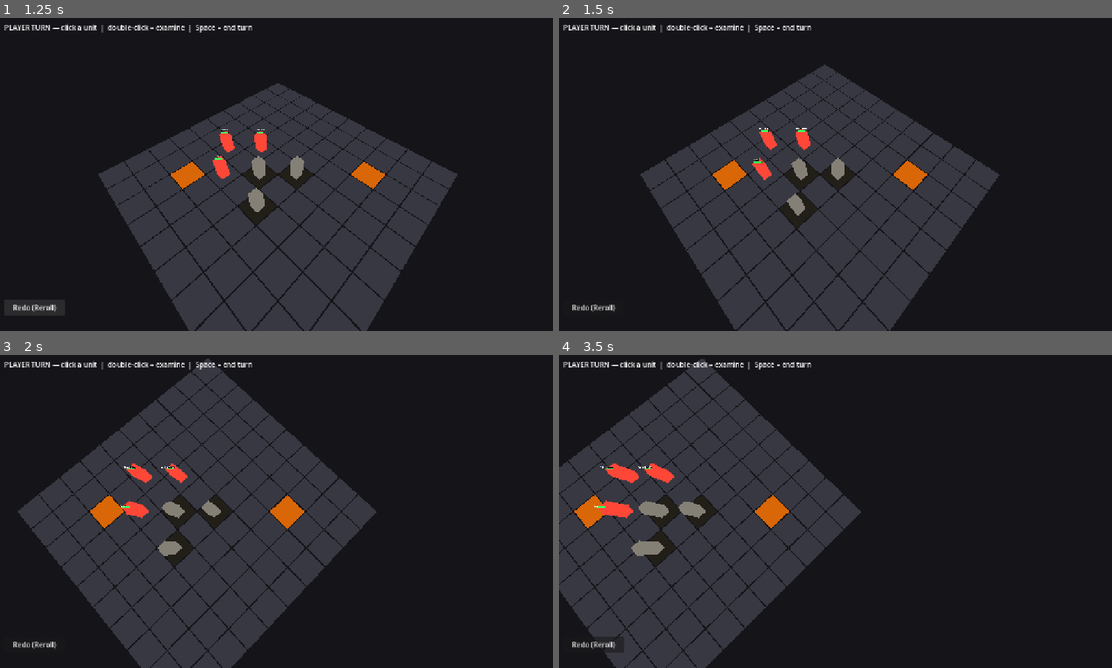
Above: before the commit, frames 1-4 (two rows, left to right).
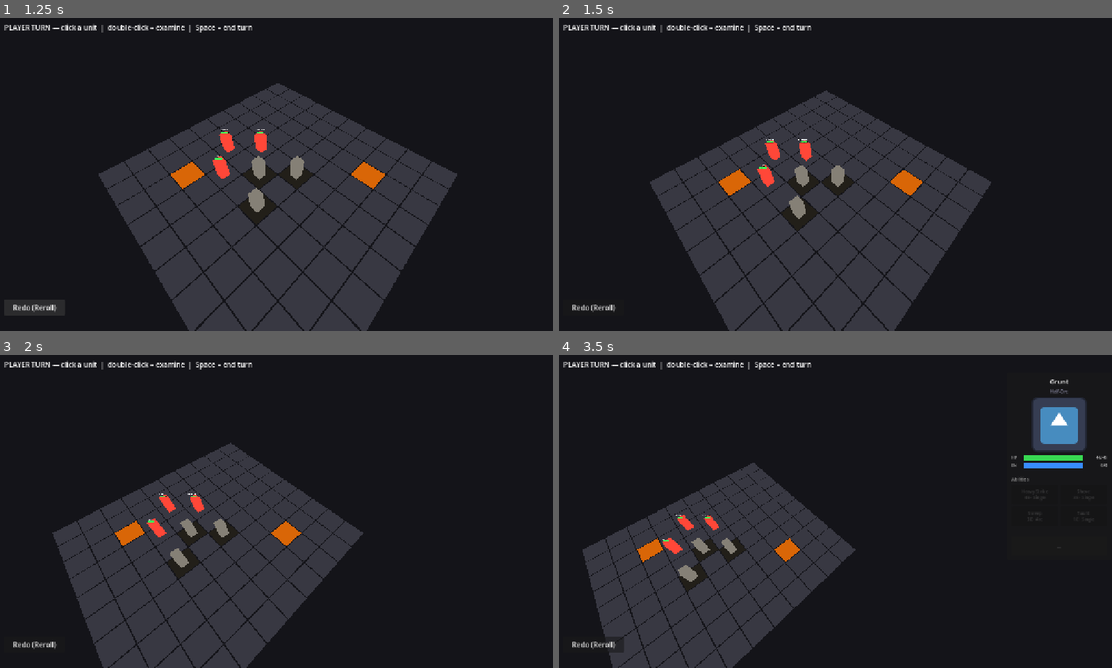
Above: after the commit, the same moments.

Repository: caleb-the-dev/RogueFinder
Game: Godot game, scene res://scenes/combat/CombatScene3D.tscn
Same seed, same stepped clock (60 frames per second), same inputs: the game is played once before the commit and once after it. This scene is started directly instead of the project's main scene. The engine's default icon, where the game draws it, is replaced by a stand-in: a white triangle on a blue panel in a dark square.
Inputs (mouse positions are in pixels of both pictures, inside the frame that each line leads up to):
- Up to frame 1 (1.25 s): click "Redo (Reroll)" at 0.5 s
- Up to frame 2 (1.5 s): tap A at 1.25 s; move the mouse to (957, 158) at 1.27 s; hold D from 1.28 s (still down); hold Q from 1.28 s (still down); click (957, 158) at 1.42 s
- Up to frame 3 (2 s): keep holding D; keep holding Q; tap Space at 1.52 s; tap E at 1.55 s
- Up to frame 4 (3.5 s): release D at 2 s; release Q at 2 s; tap A at 2, 2.75 s; drag from (724, 527) to (807, 574) at 2.02 s; move the mouse to (890, 442) at 2.77 s; hold D from 2.78 s (still down); hold Q from 2.78 s (still down); click (890, 442) at 2.92 s; tap E at 3.05 s

Frame 1 is identical in both runs. In frame 2, 8.9% of the frame differs, in the area x 14-80%, y 14-100%; in frame 3, 19%; in frame 4, 24%, in the area x 0-100%, y 1-100%.

Commit message:
feat(camera): right-click drag controls full orbit; Q/E raise/lower pivot Y
Right-click drag now adjusts both yaw (horizontal) and elevation/pitch (vertical).
Mouse up increases elevation, mouse down decreases it, clamped 15-80 deg.
Q/E repurposed to raise/lower the orbit pivot on world Y (PIVOT_Y_SPEED=5 u/s,
clamped -3 to 8). ELEVATION_SPEED removed; PIVOT_Y_SPEED/MIN/MAX added.
Q/E and pan both suppressed during QTE tweens.

Co-Authored-By: Claude Sonnet 4.6 <noreply@anthropic.com>

Diff:
--- a/rogue-finder/scripts/camera/CameraController.gd
+++ b/rogue-finder/scripts/camera/CameraController.gd
@@ -4,7 +4,8 @@
 ## --- Camera Controller ---
 ## DOS2-style isometric orbiting camera.
 ## Parent node sits at the grid center; Camera3D child orbits around it.
-## Q / E adjust elevation (pitch) smoothly. Right-click drag rotates horizontally. Scroll zooms.
+## Right-click drag: horizontal = yaw, vertical = elevation (pitch). Scroll zooms.
+## Q / E raise / lower the orbit pivot on the Y axis.
 ## WASD / arrow keys pan the pivot in yaw-relative XZ space.
 ## trigger_shake() fires a brief positional shake on hit.
 
@@ -16,14 +17,16 @@
 const MIN_ELEVATION: float     = 15.0  # lowest allowed pitch (near-horizon)
 const MAX_ELEVATION: float     = 80.0  # highest allowed pitch (near-top-down)
 const DEFAULT_YAW: float       = 225.0 # SW isometric default
-const ELEVATION_SPEED: float   = 45.0  # degrees per second while Q / E held
 const ZOOM_STEP: float         = 2.0
-const DRAG_SENSITIVITY: float  = 0.2   # yaw degrees per pixel of horizontal drag
+const DRAG_SENSITIVITY: float  = 0.2   # degrees per pixel for both yaw and elevation drag
 const SHAKE_DURATION: float    = 0.22
 const SHAKE_MAGNITUDE: float   = 0.18
 const PAN_SPEED: float         = 10.0  # pivot units per second (WASD / arrow keys)
 const PAN_MIN: float           = -5.0  # world-space clamp on X and Z
 const PAN_MAX: float           = 25.0
+const PIVOT_Y_SPEED: float     = 5.0   # world units per second while Q / E held
+const PIVOT_Y_MIN: float       = -3.0  # lowest the orbit pivot can sit on Y
+const PIVOT_Y_MAX: float       = 8.0   # highest the orbit pivot can sit on Y
 
 var _yaw: float        = DEFAULT_YAW
 var _elevation: float  = DEFAULT_ELEVATION
@@ -108,6 +111,8 @@
 
 	if event is InputEventMouseMotion and _dragging:
 		_yaw += event.relative.x * DRAG_SENSITIVITY
+		# Mouse up = negative relative.y; negate so dragging up increases elevation
+		_elevation = clampf(_elevation - event.relative.y * DRAG_SENSITIVITY, MIN_ELEVATION, MAX_ELEVATION)
 		_apply_transform()
 		get_viewport().set_input_as_handled()
 
@@ -127,20 +132,19 @@
 		_shake_offset = Vector3.ZERO
 		_apply_transform()
 
-	_process_elevation(delta)
-
-	# Skip panning while a QTE tween is animating to avoid fighting it
+	# Skip pivot-moving controls while a QTE tween is animating to avoid fighting it
 	if _pivot_tween == null or not _pivot_tween.is_running():
+		_process_pivot_y(delta)
 		_process_pan(delta)
 
-## Polls Q / E and smoothly adjusts camera elevation (pitch) each frame.
-func _process_elevation(delta: float) -> void:
+## Polls Q / E and smoothly raises / lowers the orbit pivot on the world Y axis.
+func _process_pivot_y(delta: float) -> void:
 	var changed: bool = false
 	if Input.is_key_pressed(KEY_Q):
-		_elevation = clampf(_elevation + ELEVATION_SPEED * delta, MIN_ELEVATION, MAX_ELEVATION)
+		position.y = clampf(position.y + PIVOT_Y_SPEED * delta, PIVOT_Y_MIN, PIVOT_Y_MAX)
 		changed = true
 	if Input.is_key_pressed(KEY_E):
-		_elevation = clampf(_elevation - ELEVATION_SPEED * delta, MIN_ELEVATION, MAX_ELEVATION)
+		position.y = clampf(position.y - PIVOT_Y_SPEED * delta, PIVOT_Y_MIN, PIVOT_Y_MAX)
 		changed = true
 	if changed:
 		_apply_transform()
